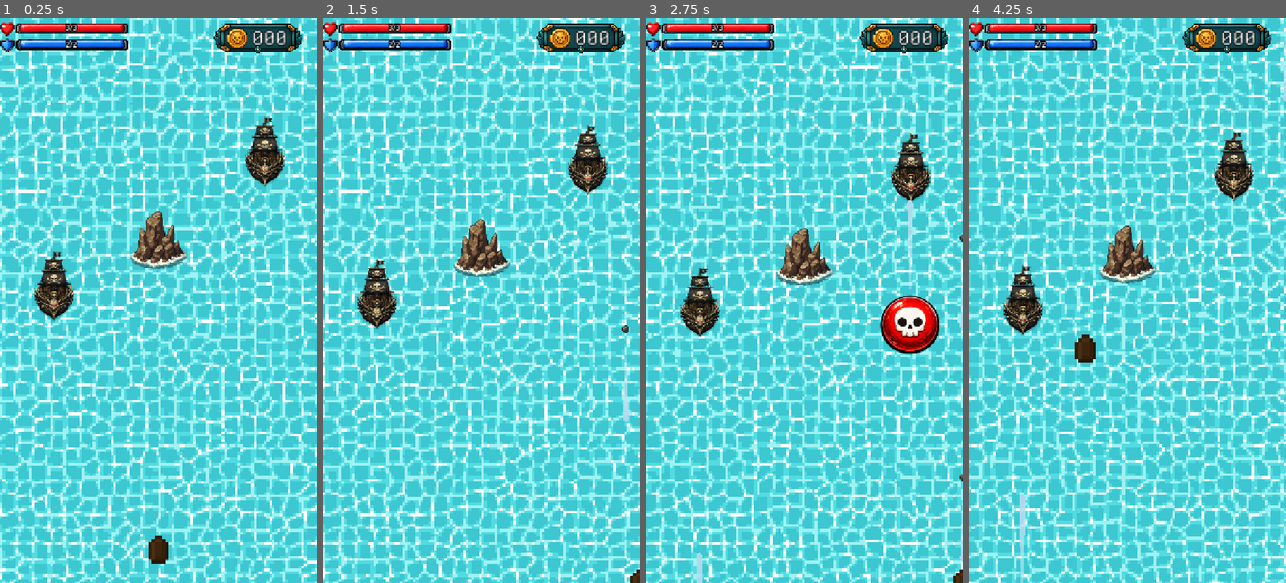
Above: before the commit, frames 1-4 (left to right).
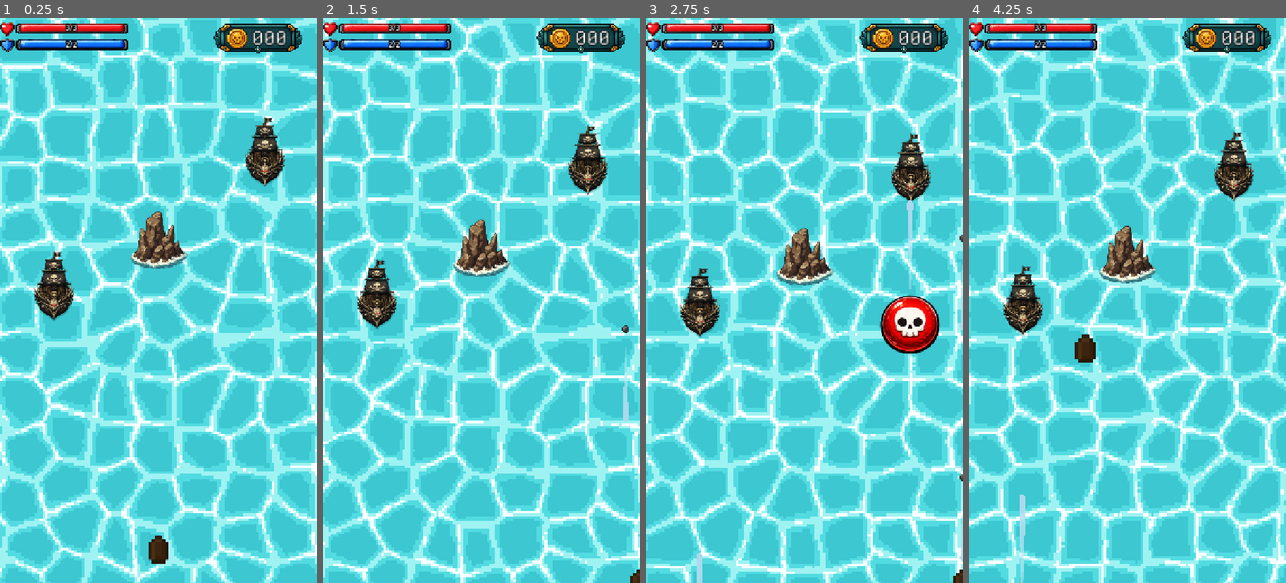
Above: after the commit, the same moments.

Repository: irohgit/flapjack
Game: Godot game, scene res://Levels/Level0.tscn
Two runs of this game, one before a commit and one after it. Both use one fixed random seed, a clock stepped at 60 frames per second and the inputs below. This scene is started directly instead of the project's main scene.
Inputs:
- Up to frame 1 (0.25 s): no input
- Up to frame 2 (1.5 s): hold D (move_right) 0.53-1.28 s; hold Space (shoot) 0.53-1.28 s; hold S (move_backward) from 1.28 s (still down); tap Space (shoot) at 1.35 s
- Up to frame 3 (2.75 s): release S (move_backward) at 2.03 s; hold D (move_right) from 2.03 s (still down); hold Space (shoot) from 2.03 s (still down)
- Up to frame 4 (4.25 s): release D (move_right) at 2.78 s; release Space (shoot) at 2.78 s; hold W (move_forward) 2.78-3.53 s; tap Space (shoot) at 2.85 s; hold A (move_left) from 3.53 s (still down); hold Space (shoot) from 3.53 s (still down)

The runs differ from the first frame. In frame 1, 37% of the frame differs, in the area x 0-100%, y 0-100%; in frame 2, 38%; in frame 3, 37%; in frame 4, 37%.

Commit message:
Set up a basic enemy data

Diff:
--- /dev/null
+++ b/Data/Enemy/enemy_data.gd
@@ -0,0 +1,10 @@
+class_name EnemyData
+extends Resource
+
+@export var contact_damage := 1 # Damage dealt to the player on contact.
+@export var projectile_damage := 1
+@export var projectile_fire_rate := 2
+@export var projectile_speed := 1.0
+@export var move_speed := 0.0
+@export var texture: Texture2D
+@export var visual_scale := 1.0 # Sprite scale, so one texture can serve small and large variants.
--- a/Levels/Level0.tscn
+++ b/Levels/Level0.tscn
@@ -25,9 +25,9 @@
 shader_parameter/design_size = Vector2(720, 1280)
 shader_parameter/water_pixel_size = 6.0
 shader_parameter/animation_speed = 4.0
-shader_parameter/cell_size = 6.0
-shader_parameter/cell_irregularity = 0.55
-shader_parameter/cell_motion = 0.08
+shader_parameter/cell_size = 17.0
+shader_parameter/cell_irregularity = 0.0
+shader_parameter/cell_motion = 0.249999994412
 shader_parameter/edge_warp = 3.5
 shader_parameter/wave_width = 0.28
 shader_parameter/rim_width = 0.12
@@ -37,6 +37,14 @@
 [node name="Game" type="Node2D" unique_id=141585991 node_paths=PackedStringArray("scroll_director")]
 script = ExtResource("1_y3xa5")
 scroll_director = NodePath("ScrollDirector")
+
+[node name="ScrollDirector" parent="." unique_id=1595117280 node_paths=PackedStringArray("camera") instance=ExtResource("5_im6i0")]
+camera = NodePath("../Camera2D")
+scroll_speed = 15.0
+
+[node name="Camera2D" type="Camera2D" parent="." unique_id=1873851463 groups=["shake_camera"]]
+anchor_mode = 0
+script = ExtResource("4_yx5hh")
 
 [node name="WaterBackground" type="CanvasLayer" parent="." unique_id=474036332]
 layer = -100
@@ -49,14 +57,6 @@
 grow_horizontal = 2
 grow_vertical = 2
 mouse_filter = 2
-
-[node name="Camera2D" type="Camera2D" parent="." unique_id=1873851463 groups=["shake_camera"]]
-anchor_mode = 0
-script = ExtResource("4_yx5hh")
-
-[node name="ScrollDirector" parent="." unique_id=1595117280 node_paths=PackedStringArray("camera") instance=ExtResource("5_im6i0")]
-camera = NodePath("../Camera2D")
-scroll_speed = 15.0
 
 [node name="World" type="Node2D" parent="." unique_id=19047034]
 
Not shown, added: Data/Enemy/enemy_data.gd.uid
